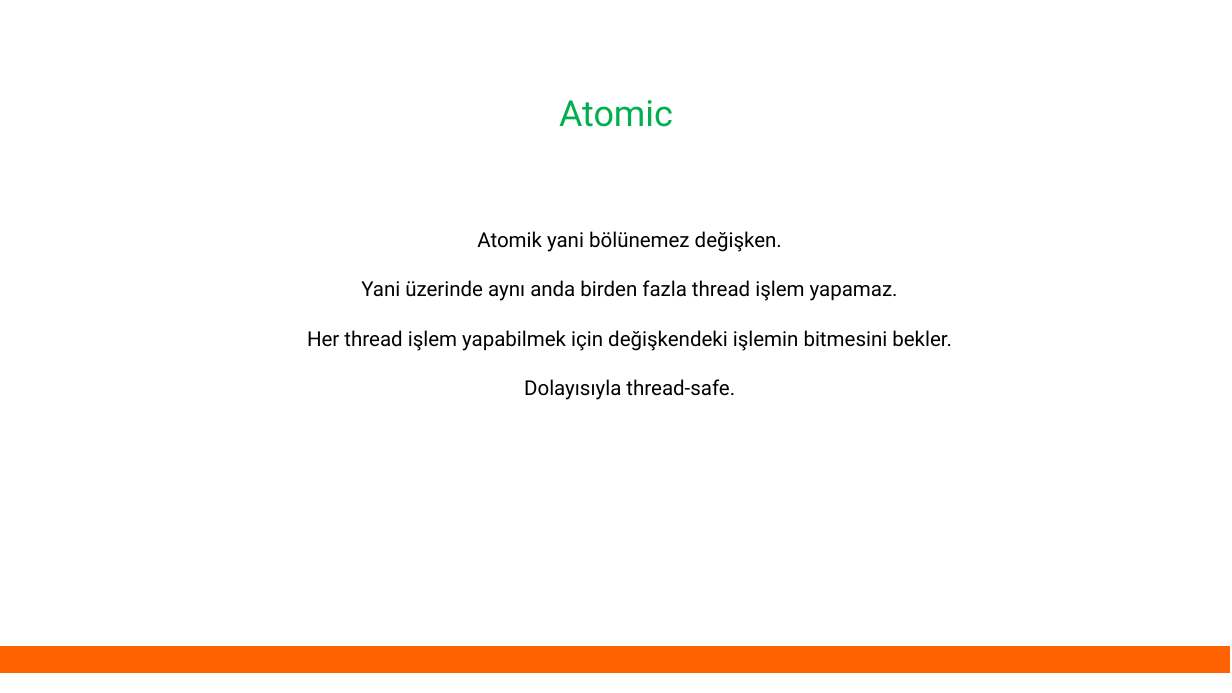
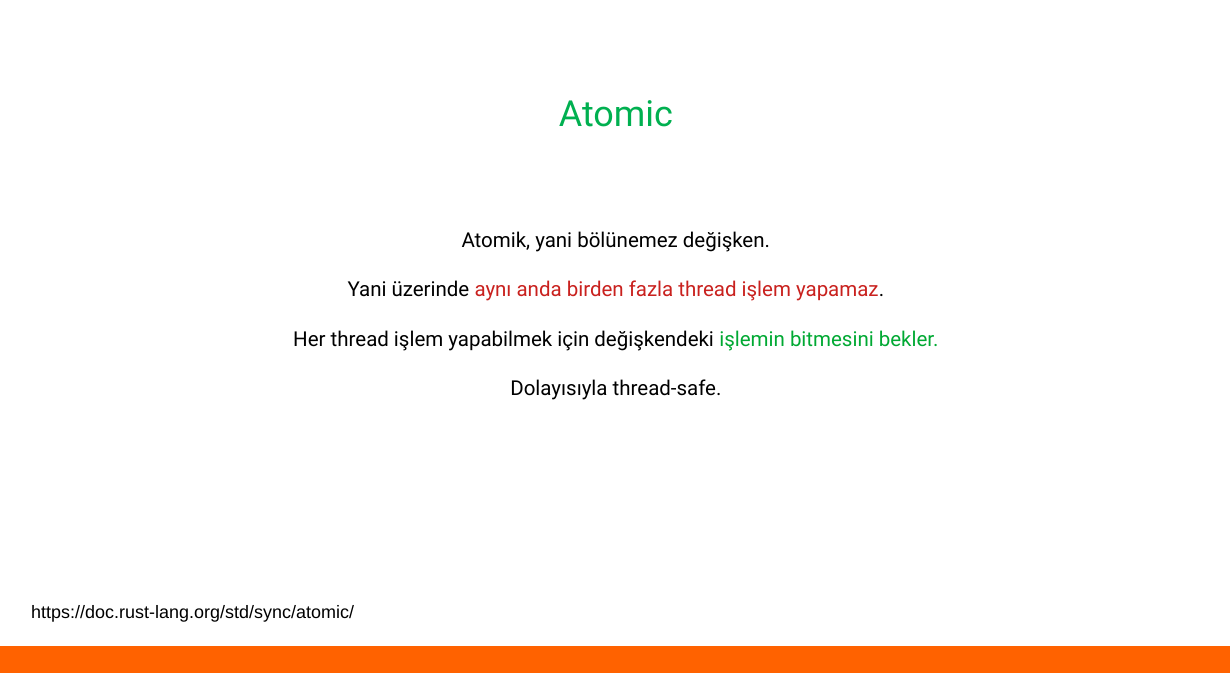
Before and after one commit to eminfedar/rust-tr-ders-slaytlari, a slide deck: slide 8 of rust_egitim_5_threads.odp. Drawn at 1232x693 pixels with LibreOffice and Linux fonts; fonts in the diff are those of the drawing. Boxes give left, top, right and bottom in pixels: in the first picture for what was removed or moved away, otherwise in the second. Text is boxed around its words. In the diff, an @@ line names an element or a change of style, - is before the commit and + after.

```diff
--- a/rust_egitim_5_threads.odp
+++ b/rust_egitim_5_threads.odp
@@ text at [462, 231, 770, 252]: text changed @@
-Atomik yani bölünemez değişken.
+Atomik, yani bölünemez değişken.
@@ text at [293, 280, 939, 400]: text colour #000000 to #C9211E in "aynı anda birden fazla thread işlem yapamaz."; text colour #000000 to #00A933 in "işlemin bitmesini bekler." @@
@@ text added at [31, 605, 354, 622], 14 pt, text #000000 @@
+https://doc.rust-lang.org/std/sync/atomic/
```
Also in this commit, not shown: 19 other slides changed, 4 slides added, 1 slide removed, 3 other files.
